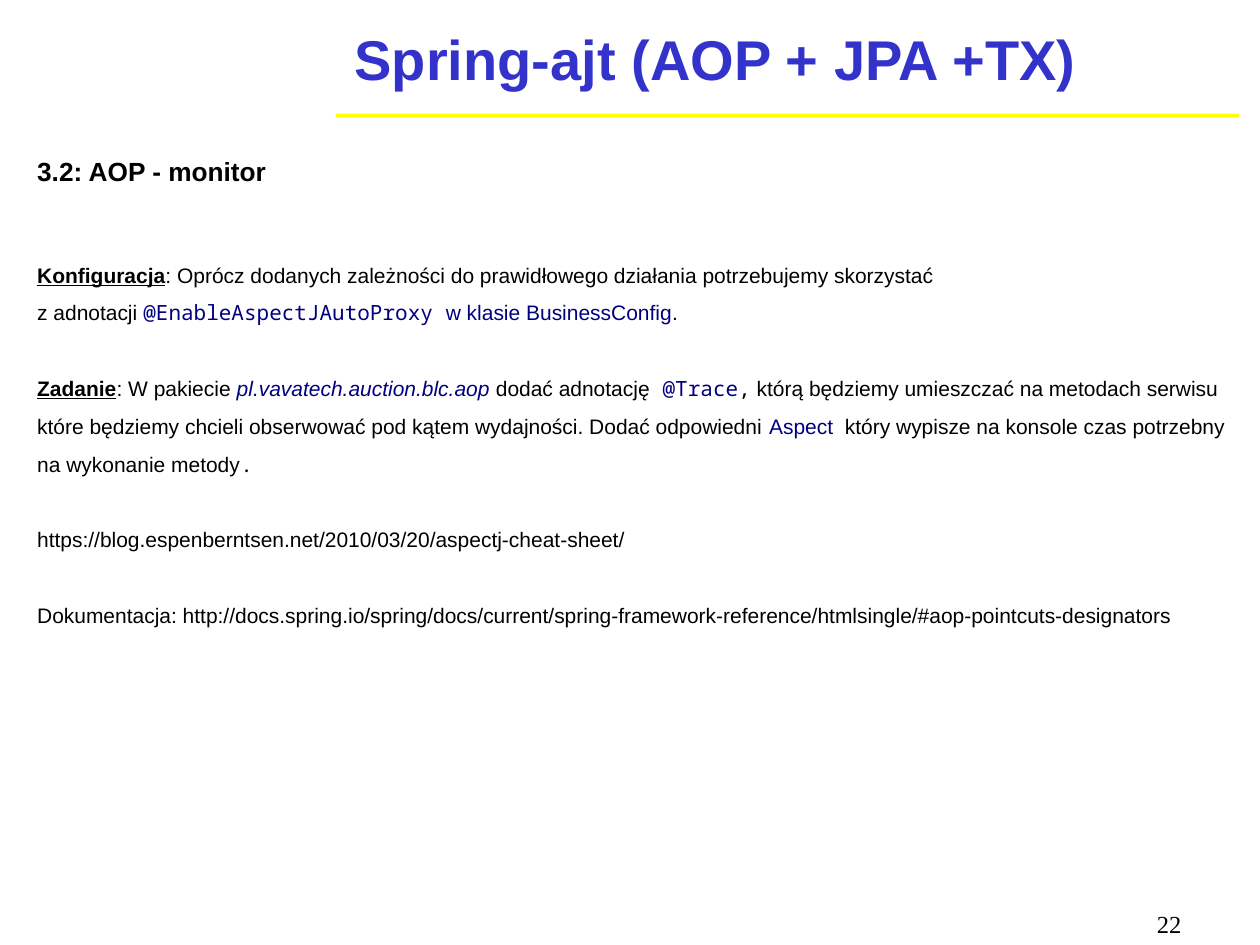
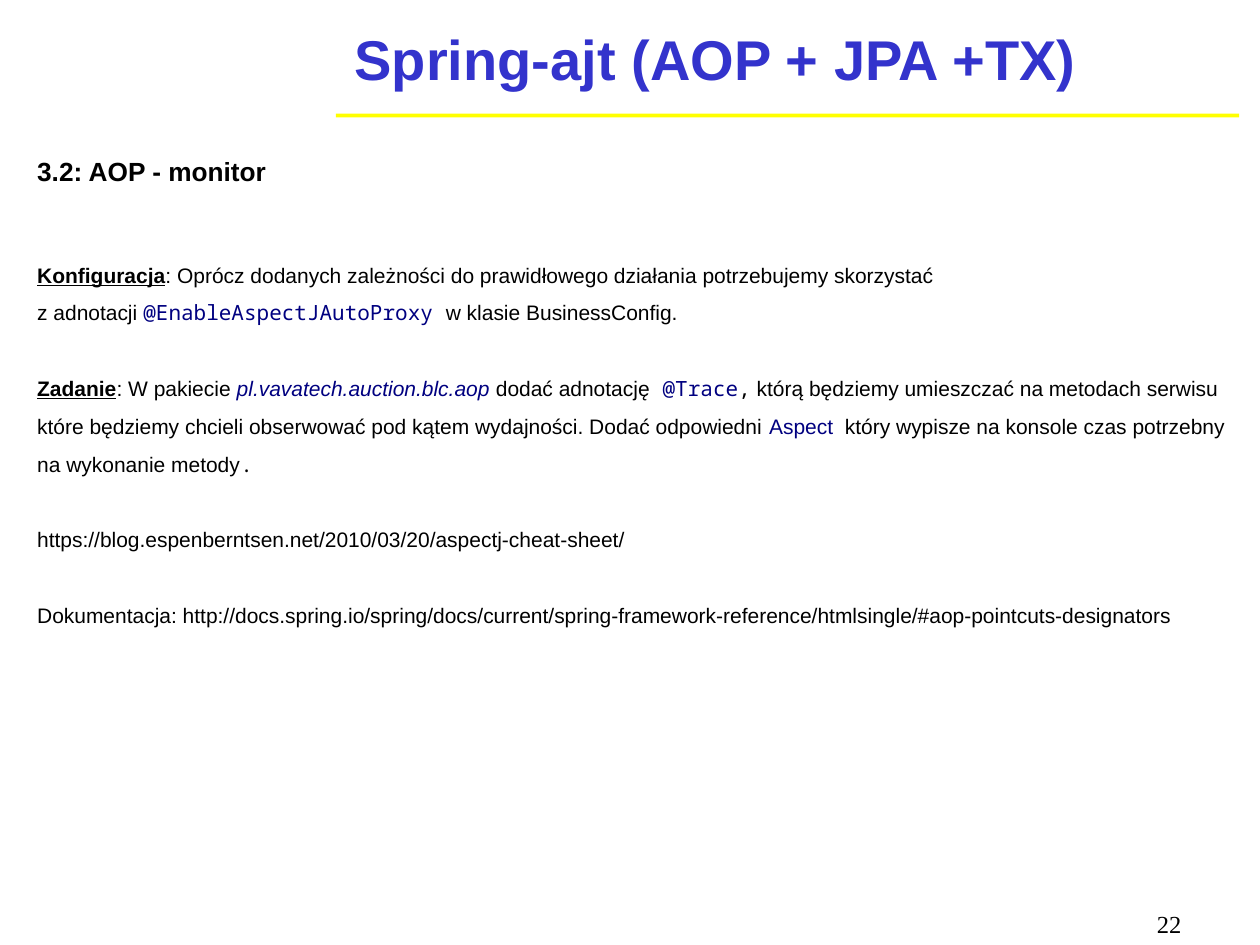
Before and after one commit to tlmikulski/spring-auction, a slide deck: slide 22 of Spring MVC.odp. Drawn at 1260x945 pixels with LibreOffice and Linux fonts; fonts in the diff are those of the drawing; background and template pictures are left out. Boxes give left, top, right and bottom in pixels: in the first picture for what was removed or moved away, otherwise in the second. Text is boxed around its words. In the diff, an @@ line names an element or a change of style, - is before the commit and + after.

```diff
--- a/Spring MVC.odp
+++ b/Spring MVC.odp
@@ text at (37, 267, 933, 325): text colour #000080 to #000000 in "w klasie BusinessConfig." @@
```
Also in this commit, not shown: 5 other slides changed, 1 other file.
